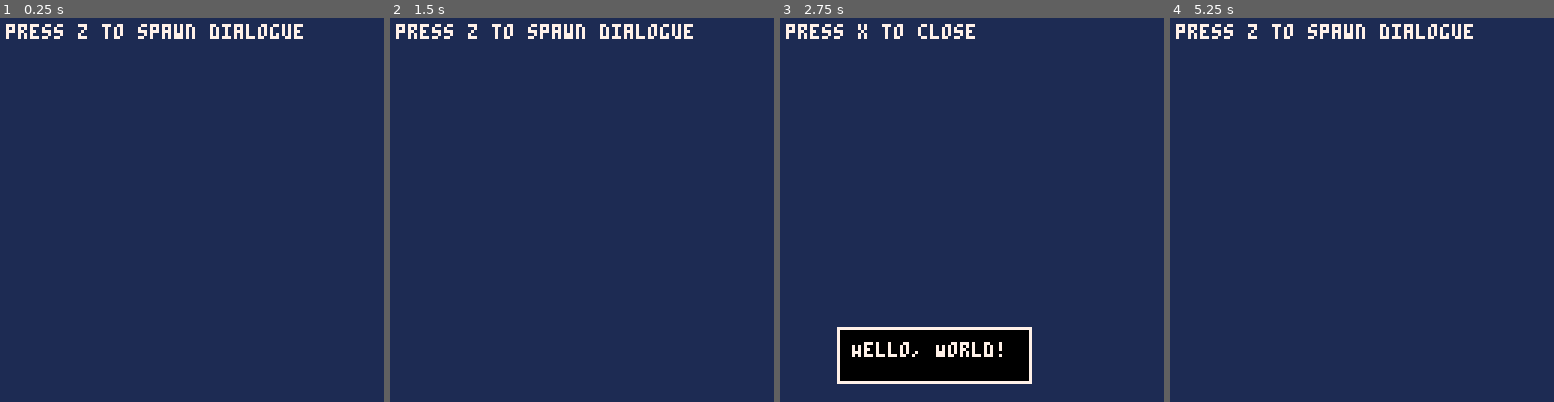
Above: before the commit, frames 1-4 (left to right).
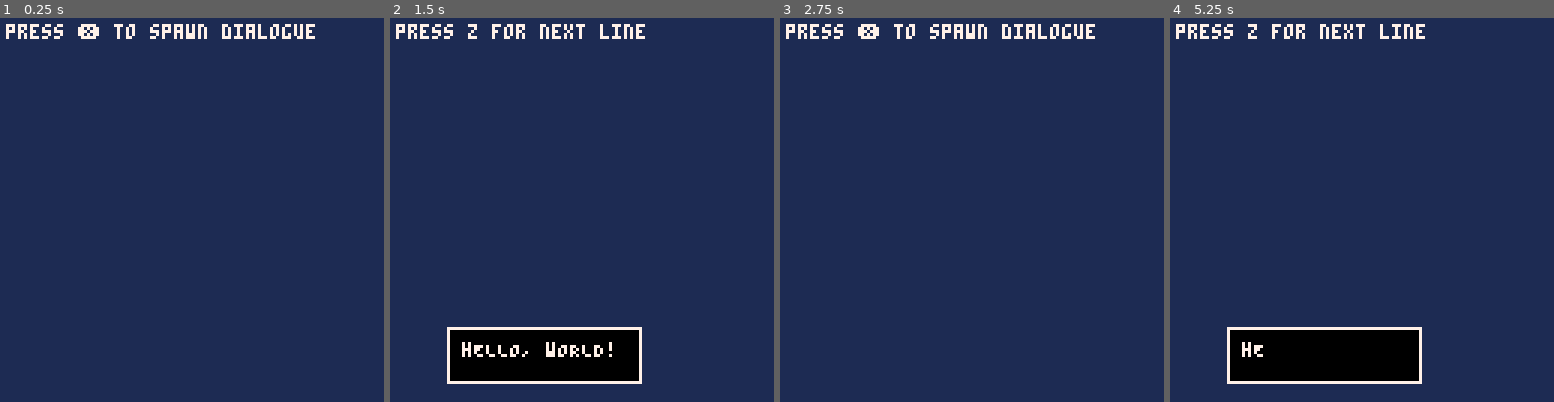
Above: after the commit, the same moments.

Repository: PaoloPortugal/one-last-visit
Game: PICO-8 cartridge mini-jam.p8
The game is run twice, just before and just after one commit, with the same random seed, the same clock (stepped at 60 frames per second) and the same inputs.
Inputs:
- Up to frame 1 (0.25 s): no input
- Up to frame 2 (1.5 s): tap X (X key) at 0.33, 1.07 s; tap O (Z key) at 0.7 s
- Up to frame 3 (2.75 s): tap O (Z key) at 1.7, 2.1, 2.5 s; tap X (X key) at 1.85 s
- Up to frame 4 (5.25 s): tap O (Z key) every 0.4 s from 2.9 to 4.9 s; tap X (X key) at 2.97, 4.08, 5.2 s

The runs differ from the first frame. In frame 1, 0.9% of the frame differs, in the area x 20-83%, y 1-6%; in frame 2, 8.2%; in frame 3, 8.6%, in the area x 14-83%, y 1-96%; in frame 4, 8.2%.

Commit message:
Dialogue system should be done for now

Diff:
--- a/mini-jam.p8
+++ b/mini-jam.p8
@@ -23,8 +23,8 @@
         close_dialogue()
     end
 
-    if btnp(🅾️) and not dialogue.active then
-            spawn_dialogue(20,120,"Hello, World!")
+    if btnp(❎) and not dialogue.active then
+            spawn_dialogue(20,120,{"Hello, World!","Goodbye, World!"})
     end
 end
 
@@ -35,9 +35,9 @@
 
     -- show instructions
     if not dialogue.active then
-        print("press z to spawn dialogue",2,2,7)
+        print("press ❎ to spawn dialogue",2,2,7)
     else
-        print("press x to close",2,2,7)
+        print("press z for next line",2,2,7)
     end
 end
 
--- a/visuals.lua
+++ b/visuals.lua
@@ -7,6 +7,8 @@
     active=false,
     x=0,
     y=0,
+    texts={}, -- table of dialogue strings
+    current_idx=1, -- which dialogue we're on
     text="",
     lines={},
     width=0,
@@ -14,25 +16,56 @@
     char_idx=0,
     char_timer=0,
     char_speed=1, -- frames per char (lower=faster)
-    char_width=4, -- pixels per char (4=normal, 3=small)
-    line_height=6, -- pixels per line (6=normal, 5=small)
     max_width=100, -- max box width in pixels
     padding=4,
     border=1
 }
 
-function spawn_dialogue(x,y,text)
+function swap_case(text)
+    local result=""
+    for i=1,#text do
+        local c=sub(text,i,i)
+        local byte=ord(c)
+        -- uppercase (65-90) -> lowercase (97-122)
+        if byte>=65 and byte<=90 then
+            result=result..chr(byte+32)
+        -- lowercase (97-122) -> uppercase (65-90)
+        elseif byte>=97 and byte<=122 then
+            result=result..chr(byte-32)
+        else
+            result=result..c
+        end
+    end
+    return result
+end
+
+function spawn_dialogue(x,y,texts)
     dialogue.active=true
     dialogue.x=x
     dialogue.y=y
-    dialogue.text=text
+    -- handle single string or table
+    if type(texts)=="string" then
+        dialogue.texts={swap_case(texts)}
+    else
+        local swapped={}
+        for t in all(texts) do
+            add(swapped,swap_case(t))
+        end
+        dialogue.texts=swapped
+    end
+    dialogue.current_idx=1
+    load_current_dialogue()
+end
+
+function load_current_dialogue()
+    dialogue.text=dialogue.texts[dialogue.current_idx]
     dialogue.char_idx=0
     dialogue.char_timer=0
     -- pre-calculate word wrapping
-    dialogue.lines=wrap_text(text,dialogue.max_width)
+    dialogue.lines=wrap_text(dialogue.text,dialogue.max_width)
     -- calculate box dimensions
     dialogue.width=get_max_line_width(dialogue.lines)
-    dialogue.height=#dialogue.lines*dialogue.line_height
+    dialogue.height=#dialogue.lines*6
 end
 
 function wrap_text(text,max_w)
@@ -41,7 +74,7 @@
     local line=""
     local line_w=0
     for word in all(words) do
-        local word_w=#word*dialogue.char_width
+        local word_w=#word*4
         if line_w+word_w<=max_w then
             -- word fits on current line
             if line=="" then
@@ -49,7 +82,7 @@
                 line_w=word_w
             else
                 line=line.." "..word
-                line_w=line_w+dialogue.char_width+word_w
+                line_w=line_w+4+word_w
             end
         else
             -- need new line
@@ -90,12 +123,21 @@
 function get_max_line_width(lines)
     local max_w=0
     for line in all(lines) do
-        local w=#line*dialogue.char_width
+        local w=#line*4
         if w>max_w then
             max_w=w
         end
     end
     return max_w
+end
+
+function is_dialogue_finished()
+    -- count total chars in current dialogue
+    local total_chars=0
+    for line in all(dialogue.lines) do
+        total_chars+=#line
+    end
+    return dialogue.char_idx>=total_chars
 end
 
 function update_dialogue()
@@ -111,6 +153,21 @@
         if dialogue.char_timer>=dialogue.char_speed then
             dialogue.char_timer=0
             dialogue.char_idx+=1
+        end
+    end
+    -- handle z button press
+    if btnp(4) then -- z button
+        if is_dialogue_finished() then
+            -- move to next dialogue or close
+            if dialogue.current_idx<#dialogue.texts then
+                dialogue.current_idx+=1
+                load_current_dialogue()
+            else
+                close_dialogue()
+            end
+        else
+            -- skip to end of current dialogue
+            dialogue.char_idx=total_chars
         end
     end
 end
@@ -138,15 +195,10 @@
         local visible_chars=min(#line,d.char_idx-chars_drawn)
         if visible_chars>0 then
             local visible_text=sub(line,1,visible_chars)
-            -- use small font if char_width is 3
-            if d.char_width==3 then
-                print("\^w"..visible_text,tx,ty,7)
-            else
-                print(visible_text,tx,ty,7)
-            end
+            print(visible_text,tx,ty,7)
         end
         chars_drawn+=#line
-        ty+=d.line_height
+        ty+=6
         if chars_drawn>=d.char_idx then
             break
         end
